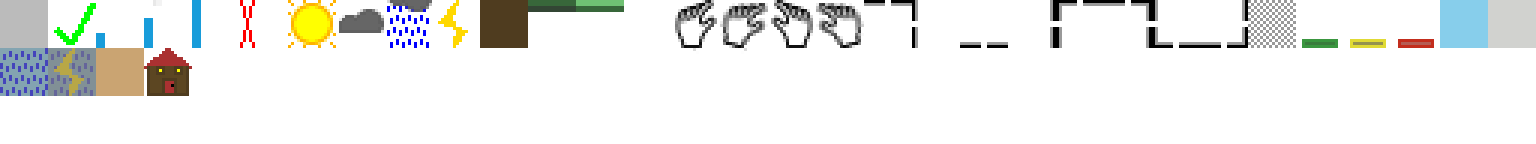
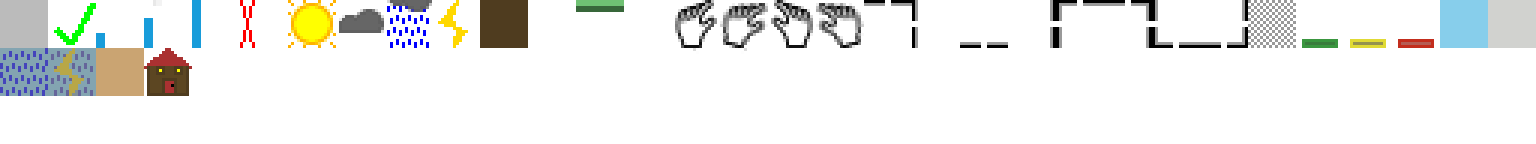
Two versions of the same layered image (1536×144). Layer-by-layer changes:
painted on "sprites.png" over bbox(48, 0, 576, 96)
